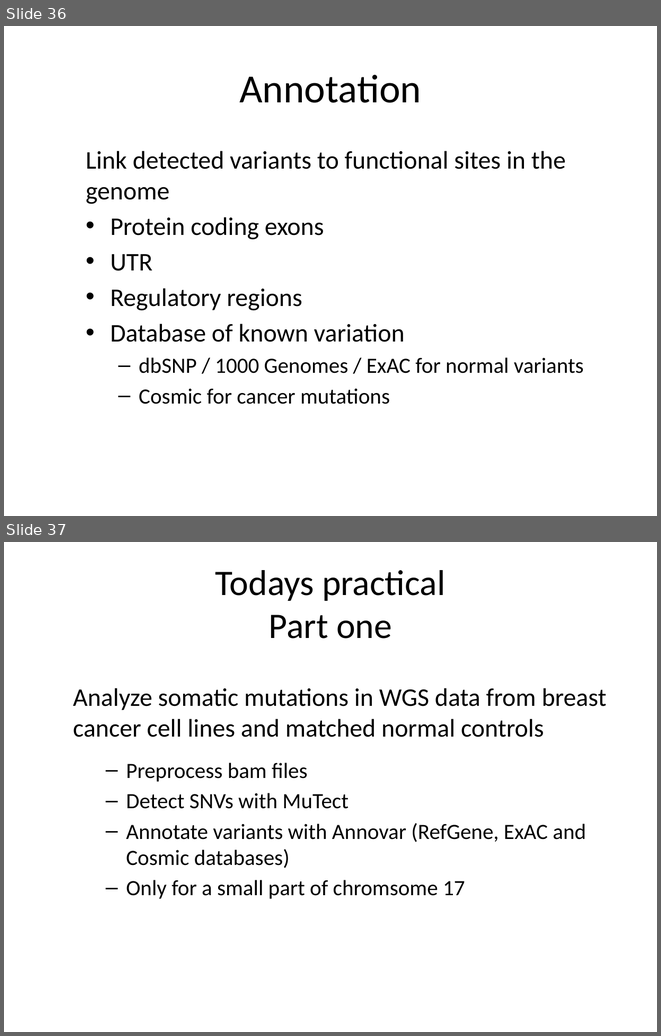
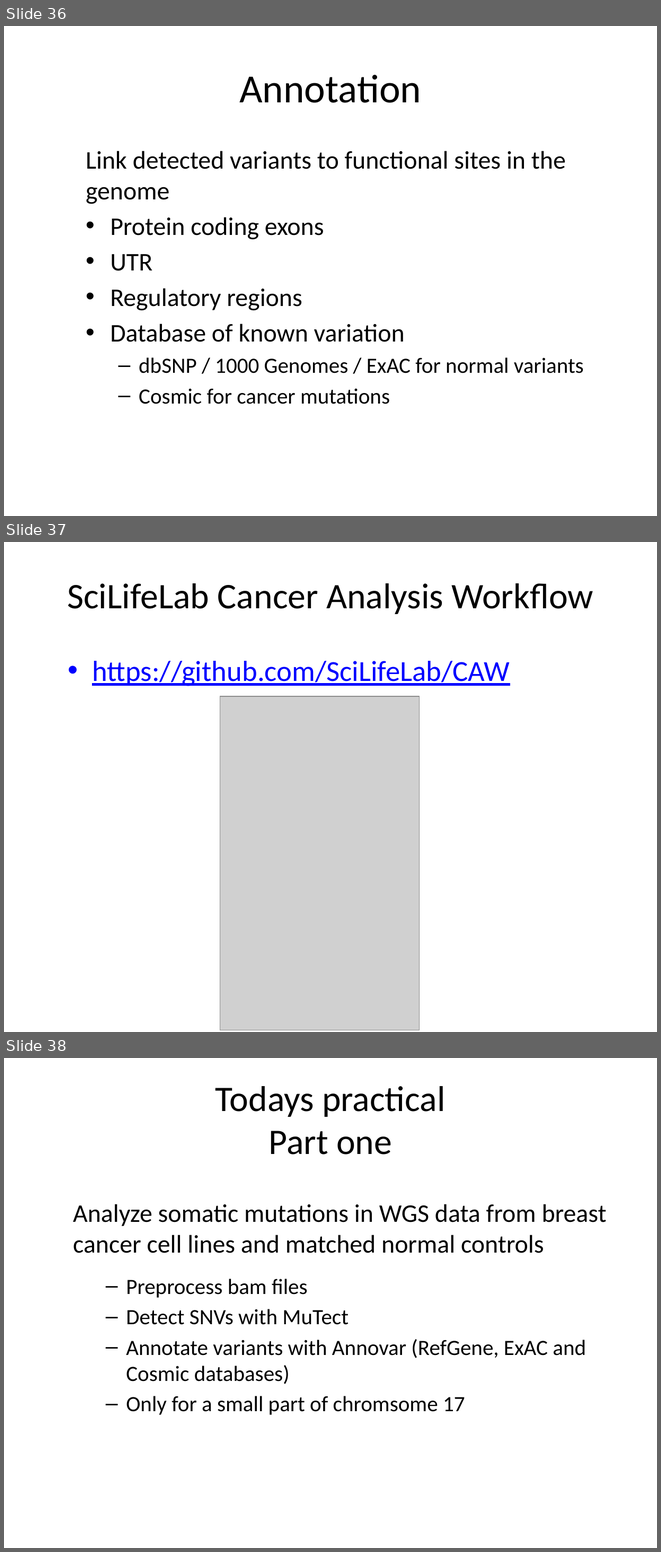
Before and after one commit to malinlarsson/courses, a slide deck: ngsgu/cancergenomics/1710/slides/cancer_genomics.pptx. Shown one above the other, each under a label of ours: slides 36 and 37 before the commit, slides 36, 37 and 38 after it. The pictures are 661x1036 and 661x1552 pixels, drawn with LibreOffice and Linux fonts; fonts in the diff are those of the drawing; grey boxes stand for pictures. Boxes give left, top, right and bottom in pixels: in the first picture for what was removed or moved away, otherwise in the second. Text is boxed around its words. In the diff, an @@ line names an element or a change of style, - is before the commit and + after.

```diff
--- a/ngsgu/cancergenomics/1710/slides/cancer_genomics.pptx
+++ b/ngsgu/cancergenomics/1710/slides/cancer_genomics.pptx
@@ slide 37 added at bbox=[4, 542, 657, 1032], background #FFFFFF @@
@@ title added at bbox=[67, 583, 593, 614], 39.6 pt, text #000000 @@
+SciLifeLab Cancer Analysis Workflow
@@ text added at bbox=[92, 661, 509, 686], 32 pt, text #0000FF, underline @@
+• https://github.com/SciLifeLab/CAW
@@ picture added at bbox=[220, 696, 420, 1030] @@
@@ what was slide 37 is now slide 38 @@
```
Also in this commit, not shown: 3 slides changed, 1 other file.
